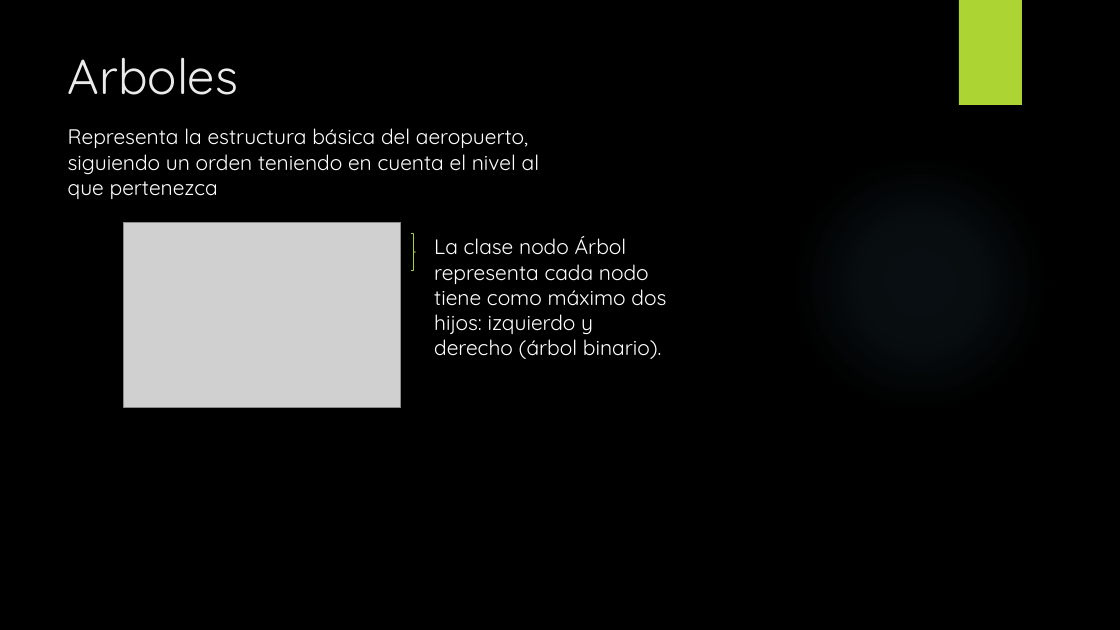
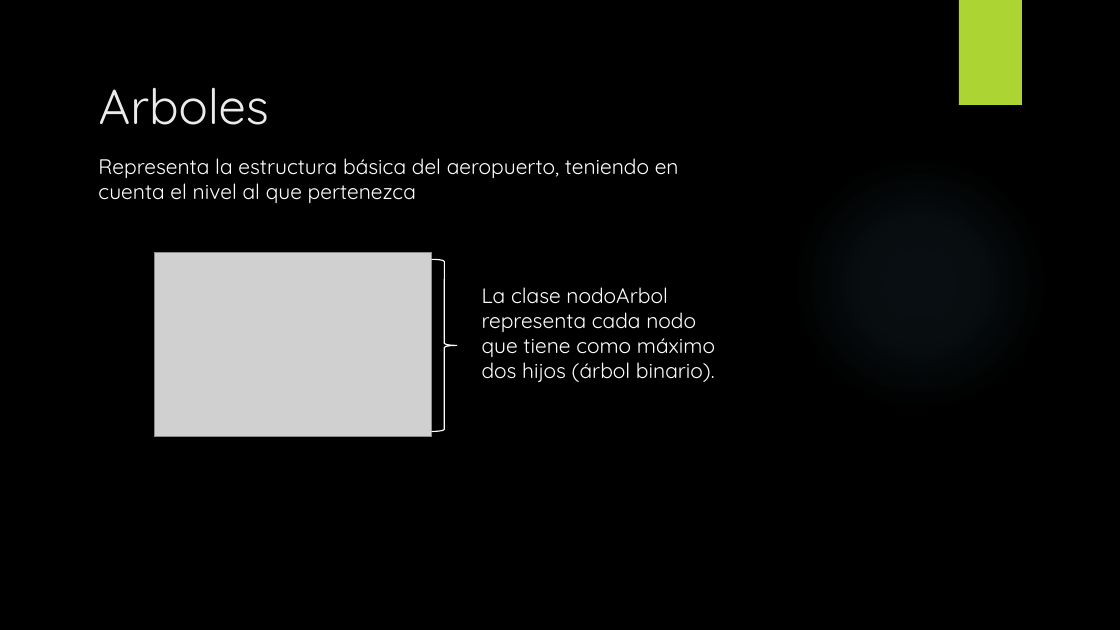
Before and after one commit to Arnold-R-T/Tercer-Corte, a slide deck: slide 9 of Taller Final/Taller Final Aeropuerto, Arnold Edward.pptx (slide 10 before the commit). Drawn at 1120x630 pixels with LibreOffice and Linux fonts; fonts in the diff are those of the drawing; grey boxes stand for pictures; background and template pictures are left out. Boxes give left, top, right and bottom in pixels: in the first picture for what was removed or moved away, otherwise in the second. Text is boxed around its words. In the diff, an @@ line names an element or a change of style, - is before the commit and + after.

```diff
--- a/Taller Final/Taller Final Aeropuerto, Arnold Edward.pptx
+++ b/Taller Final/Taller Final Aeropuerto, Arnold Edward.pptx
@@ title "Arboles": place and size @@
-title "Arboles" at [68,57,238,95]
+title "Arboles" at [99,87,269,125]
@@ text at [98,158,679,203]: text changed @@
-Representa la estructura básica del aeropuerto, siguiendo un orden teniendo en cuenta el nivel al que pertenezca
+Representa la estructura básica del aeropuerto, teniendo en cuenta el nivel al que pertenezca
@@ picture: place and size @@
-picture at [124,223,401,408]
+picture at [155,252,432,437]
@@ right brace: place and size @@
-right brace at [412,234,416,271]
+right brace at [432,260,457,432]
@@ right brace at [432,260,457,432]: outline #ACD433 0.75 pt to #FFFFFF 1 pt @@
@@ text at [482,287,715,382]: text changed @@
-La clase nodo Árbol representa cada nodo tiene como máximo dos hijos: izquierdo y derecho (árbol binario).
+La clase nodoArbol representa cada nodo que tiene como máximo dos hijos (árbol binario).
```
Also in this commit, not shown: 5 other slides changed, 2 slides added, 3 slides removed.
